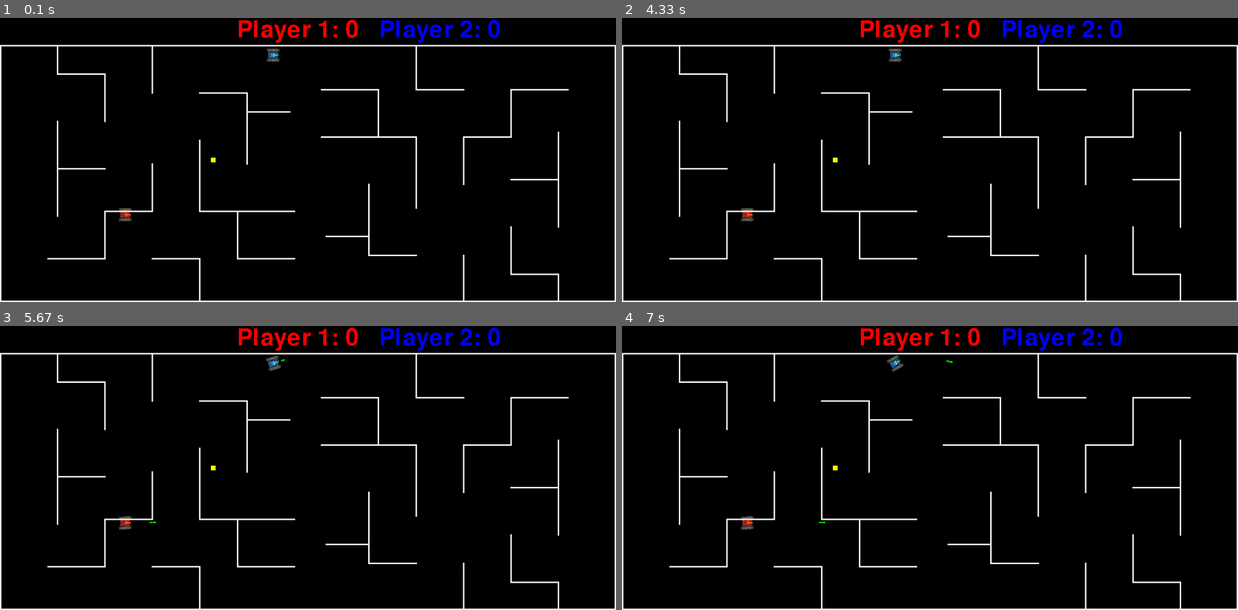
Above: before the commit, frames 1-4 (two rows, left to right).
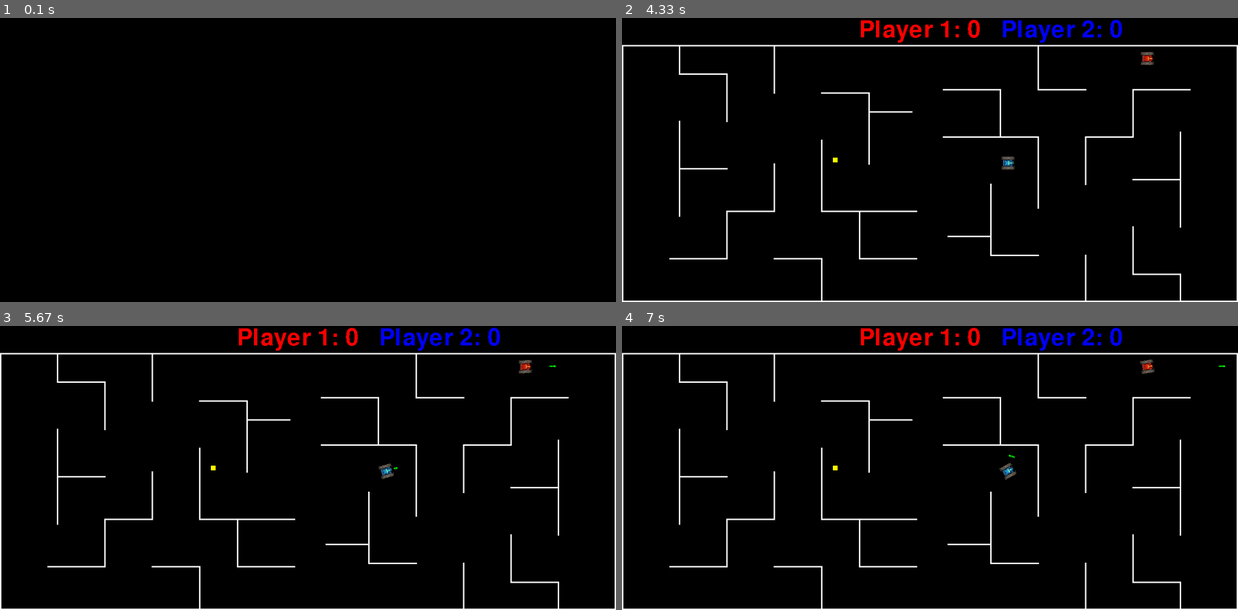
Above: after the commit, the same moments.

Repository: SkullinTheJar/ExamProgram
Game: pygame game, started from main testing.py
Two runs of this game, one before a commit and one after it. Both use one fixed random seed, a clock stepped at 60 frames per second and the inputs below.
Inputs:
- Up to frame 1 (0.1 s): no input
- Up to frame 2 (4.33 s): no input
- Up to frame 3 (5.67 s): hold Q 5.07-5.53 s; hold Left 5.07-5.53 s; hold M from 5.57 s (still down); hold Left from 5.57 s (still down); tap F at 5.63 s
- Up to frame 4 (7 s): tap T at 5.72 s; tap F at 5.93, 6.13, 6.43, 6.63, 6.93 s; release M at 6.03 s; release Left at 6.03 s; hold Left 6.07-6.53 s; tap G at 6.22 s; hold Right from 6.57 s (still down)

The runs differ from the first frame. In frame 1, 5.1% of the frame differs, in the area x 0-100%, y 0-100%; in frame 2, 0.3%; in frame 3, 0.4%; in frame 4, 0.4%.

Commit message:
Attempted to fix random spawn locations

Diff:
--- a/main testing.py
+++ b/main testing.py
@@ -45,8 +45,8 @@
         self.originalImage.set_colorkey((0, 0, 0))
         self.image = self.originalImage
         self.rect = self.image.get_rect()
-        self.rect.center = self.coords = coords
-        self.angle = 0
+        self.coords = self.prevCoords = self.rect.center = coords
+        self.angle = self.prevAngle = 0
         self.mask = pygame.mask.from_surface(self.image)
         self.upgradeCool = upgradeCool
         self.upgrade = None
@@ -104,7 +104,7 @@
         self.angle = self.prevAngle
 
     def reset(self):
-        self.coords = random.randint(0, self.mapSize[0]), random.randint(60, self.mapSize[1])
+        self.coords = self.prevCoords = self.rect.center = random.randint(0, self.mapSize[0]), random.randint(60, self.mapSize[1])
         self.angle = 0
         self.rotate()
 
@@ -229,7 +229,7 @@
             Wall((420, 160), True), Wall((320, 160), False), Wall((420, 600), False, 90), Wall((320, 510), True),
             Wall((500, 510), True, 120), Wall((500, 510), False), Wall((520, 200), True, 90)
             )
-        #self.fixSpawn()
+        self.fixSpawn()
         self.counter = 0
         for sprite in self.walls:
             if self.counter <= 3:
@@ -261,11 +261,11 @@
         if pygame.time.get_ticks() > self.lastShot + self.cooldown:
             if keys[pygame.K_q]:
                 #coords, radius, color, screen, length, speed, angle
-                self.lasers.add(LeadProj(updateCoords(20, self.player1.angle, self.player1.coords), 2, (0, 255, 0), self.screen, self.laserLength, 1.25, self.player1.angle,))
+                self.lasers.add(LeadProj(updateCoords(20, self.player1.angle, self.player1.coords), 2, (0, 255, 0), self.screen, self.laserLength, 1.25, self.player1.angle))
                 self.laserSound.play()
                 self.lastShot = pygame.time.get_ticks()
             if keys[pygame.K_m]:
-                self.lasers.add(LeadProj(updateCoords(20, self.player2.angle, self.player2.coords), 2, (0, 255, 0), self.screen, self.laserLength, 1.25, self.player2.angle,))
+                self.lasers.add(LeadProj(updateCoords(20, self.player2.angle, self.player2.coords), 2, (0, 255, 0), self.screen, self.laserLength, 1.25, self.player2.angle))
                 self.laserSound.play()
                 self.lastShot = pygame.time.get_ticks()
 
@@ -273,7 +273,7 @@
         self.collideGroups(self.lasers, self.walls, 'laser-wall')
         self.collideGroups(self.lasers, self.players, 'laser-player')
         self.collideGroups(self.players, self.players, 'player-player')
-        self.collideGroups(self.lasers, self.upgrades, 'player-upgrade')
+        self.collideGroups(self.players, self.upgrades, 'player-upgrade')
 
         pygame.display.flip()
 
@@ -284,6 +284,7 @@
             for sprite in collisions:
                 if resultType == 'player-wall':
                     sprite.wallCollide()
+                    return True
                 if resultType == 'laser-wall':
                     sprite.wallCollide(collisions[sprite])
                     self.laserBounceSound.play()
@@ -299,19 +300,31 @@
                     if sprite != collisions[sprite][0]:
                         sprite.wallCollide()
                         collisions[sprite][0].wallCollide()
+                        return True
                 if resultType == 'player-upgrade':
                     sprite.upgrade = collisions[sprite][0].color
                     sprite.upgradeTime = pygame.time.get_ticks()
                     collisions[sprite][0].kill()
+        return False
+
+
 
     def reset(self):
        self.player1.reset()
        self.player2.reset()
-       #self.fixSpawn()
+       self.fixSpawn()
 
     def fixSpawn(self):
-        while self.collideGroups(self.players, self.walls, None) or self.collideGroups(self.players, self.players, None):
+        while self.collideGroups(self.players, self.walls, 'player-wall') or self.collideGroups(self.players, self.players, 'player-player'):
+            pygame.time.delay(1000)
+            if self.collideGroups(self.players, self.walls, 'player-wall'):
+                print('player-wall')
+            if self.collideGroups(self.players, self.players, 'player-player'):
+                print('player-player')
             for sprite in self.players.sprites():
-                sprite.coords = random.randint(0, self.size[0]),  random.randint(60, self.size[1])
+                sprite.prevCoords = sprite.coords = sprite.rect.center = random.randint(0, self.size[0]), random.randint(60, self.size[1])
+            self.players.draw(self.screen)
+            pygame.time.delay(1000)
+
 
 Main()
Binary file changed: red tank.png
Binary file added: tank_invert.png
